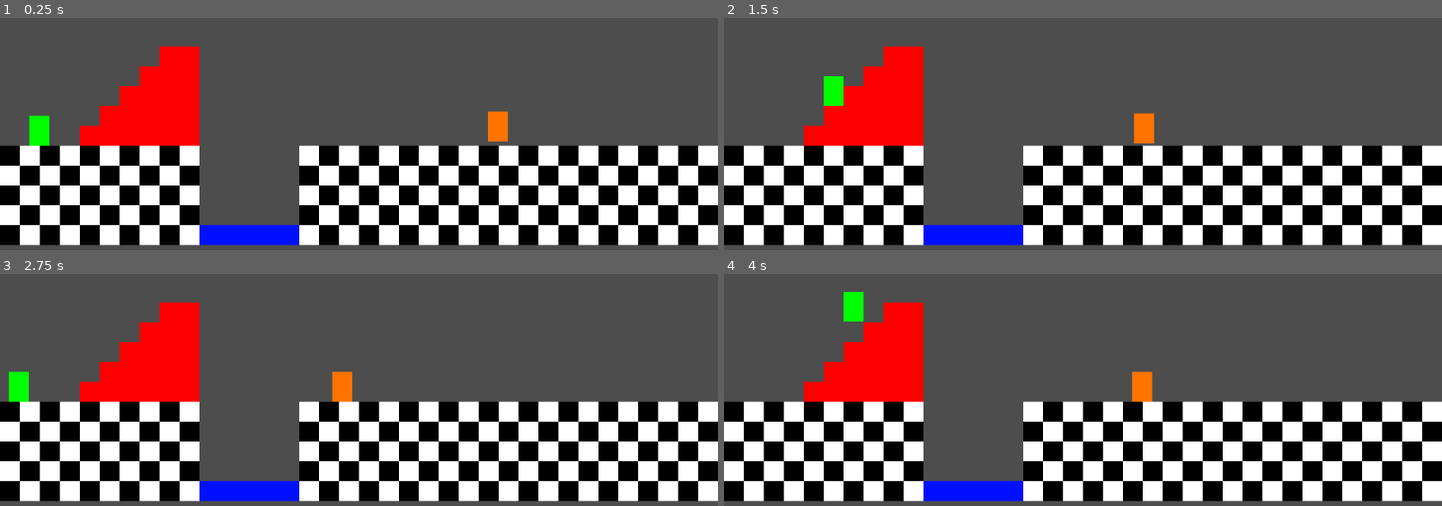
Above: before the commit, frames 1-4 (two rows, left to right).
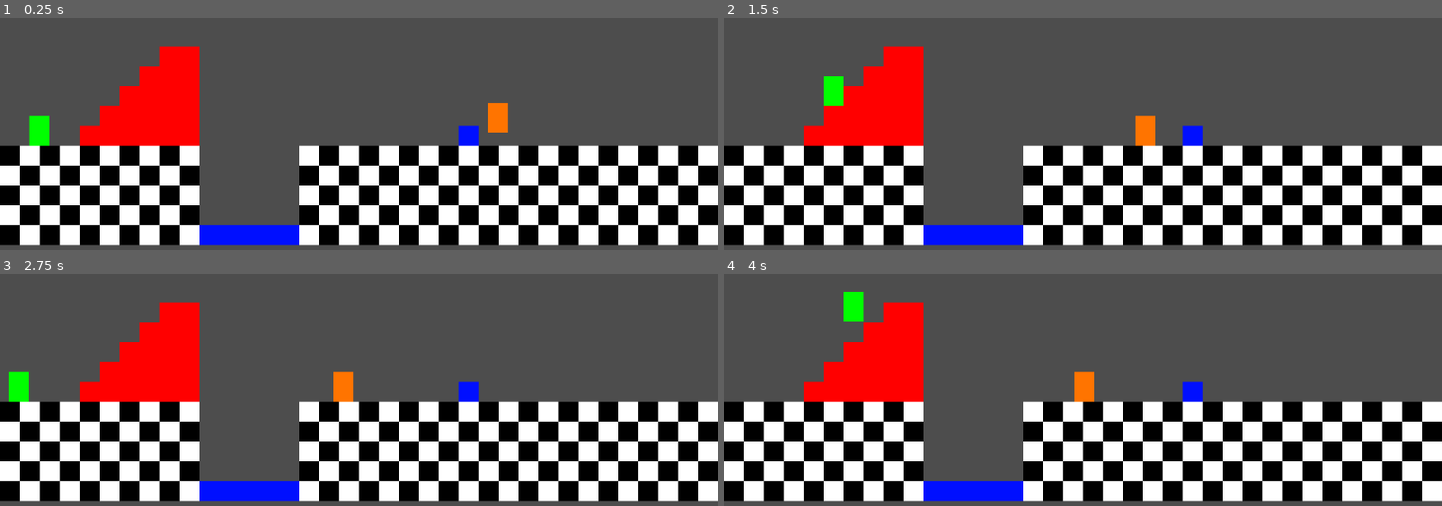
Above: after the commit, the same moments.

Repository: dragonryan06/mousetrap
Game: Godot game, scene res://main.tscn
The game is run twice, just before and just after one commit, with the same random seed, the same clock (stepped at 60 frames per second) and the same inputs.
Inputs:
- Up to frame 1 (0.25 s): no input
- Up to frame 2 (1.5 s): hold D (player_walk_right) from 0.53 s (still down); tap Space (player_jump) at 0.77 s
- Up to frame 3 (2.75 s): tap Space (player_jump) at 1.52 s; release D (player_walk_right) at 2.03 s; hold A (player_walk_left) from 2.03 s (still down)
- Up to frame 4 (4 s): release A (player_walk_left) at 2.78 s; hold D (player_walk_right) from 2.78 s (still down); tap Space (player_jump) at 3.02, 3.77 s

The runs differ from the first frame. In frame 1, 0.5% of the frame differs, in the area x 63-71%, y 36-56%; in frame 2, 0.4%; in frame 3, 0.3%; in frame 4, 1.0%, in the area x 48-67%, y 42-56%.

Commit message:
Cliff avoidance and simple jumping

Diff:
--- a/characters/Enemy.tscn
+++ b/characters/Enemy.tscn
@@ -15,3 +15,17 @@
 [node name="CollisionShape2D" type="CollisionShape2D" parent="."]
 position = Vector2(0, -8)
 shape = SubResource("RectangleShape2D_5rb1m")
+
+[node name="CliffScanRight" type="RayCast2D" parent="."]
+position = Vector2(24, 16)
+target_position = Vector2(0, 40)
+
+[node name="CliffScanLeft" type="RayCast2D" parent="."]
+position = Vector2(-24, 16)
+target_position = Vector2(0, 40)
+
+[node name="WallScanRight" type="RayCast2D" parent="."]
+target_position = Vector2(40, 0)
+
+[node name="WallScanLeft" type="RayCast2D" parent="."]
+target_position = Vector2(-40, 0)
--- a/characters/enemy.gd
+++ b/characters/enemy.gd
@@ -8,17 +8,31 @@
 @export var movement_speed = 100.0
 @export var mode = MODE.PATROLLING
 @export var patrol_points : Array[Vector2]
-var patrol_idx = 0
+var patrol_idx = 0 :
+	set(new):
+		if new >= len(patrol_points):
+			new = 0
+		patrol_idx = new
 @export var aggro_range = 64
+var direction = Vector2(0,0)
 
 func _physics_process(delta) -> void:
 	match mode:
 		MODE.PATROLLING when len(patrol_points)>0:
 			if global_position.x<patrol_points[patrol_idx].x+5 and global_position.x>patrol_points[patrol_idx].x-5:
 				patrol_idx+=1
-				if patrol_idx >= len(patrol_points):
-					patrol_idx = 0
-			velocity = global_position.direction_to(patrol_points[patrol_idx]) * movement_speed
+			direction = global_position.direction_to(patrol_points[patrol_idx])
+			if !$CliffScanRight.is_colliding() and direction.x>0 and is_on_floor():
+				velocity.x = 0
+				patrol_idx+=1
+			elif !$CliffScanLeft.is_colliding() and direction.x<0 and is_on_floor():
+				velocity.x = 0
+				patrol_idx+=1
+			else:
+				if ($WallScanLeft.is_colliding() and direction.x<0) or ($WallScanRight.is_colliding() and direction.x>0):
+					velocity.y-=100;
+				velocity.x = (direction.x * movement_speed)
 		MODE.AGGRESSIVE:
 			velocity = global_position.direction_to(get_parent().get_node("Player").position) * movement_speed
+	velocity.y += get_gravity().y*delta
 	move_and_slide()
--- a/levels/TestLevel.tscn
+++ b/levels/TestLevel.tscn
@@ -30,9 +30,9 @@
 
 [node name="Layer0" type="TileMapLayer" parent="."]
 use_parent_material = true
-tile_map_data = PackedByteArray("AAAAABMAAAAAAAAAAAABABIAAAA …(2816 unchanged characters)… AAAAAAAAYAA8AAAAAAAAAAAADAA8AAAABAAAAAAA=")
+tile_map_data = PackedByteArray("AAAAABMAAAAAAAAAAAABABIAAAA …(2816 unchanged characters)… AAAAAAAAYAA8AAAAAAAAAAAADAA8AAAABAAAAAAAXAA4AAAABAAEAAAA=")
 tile_set = SubResource("TileSet_0w50o")
 
 [node name="Enemy" parent="." instance=ExtResource("3_p8h4v")]
 position = Vector2(824, 456)
-patrol_points = Array[Vector2]([Vector2(544, 464), Vector2(1044, 464)])
+patrol_points = Array[Vector2]([Vector2(400, 464), Vector2(1044, 464)])
